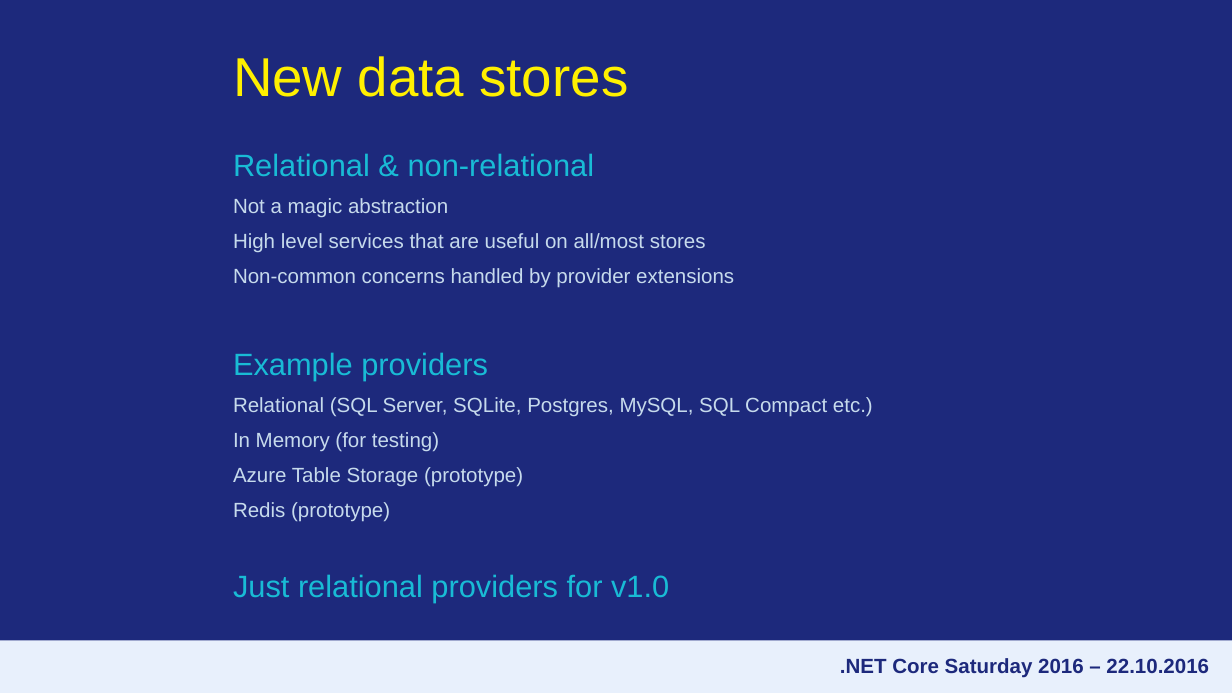
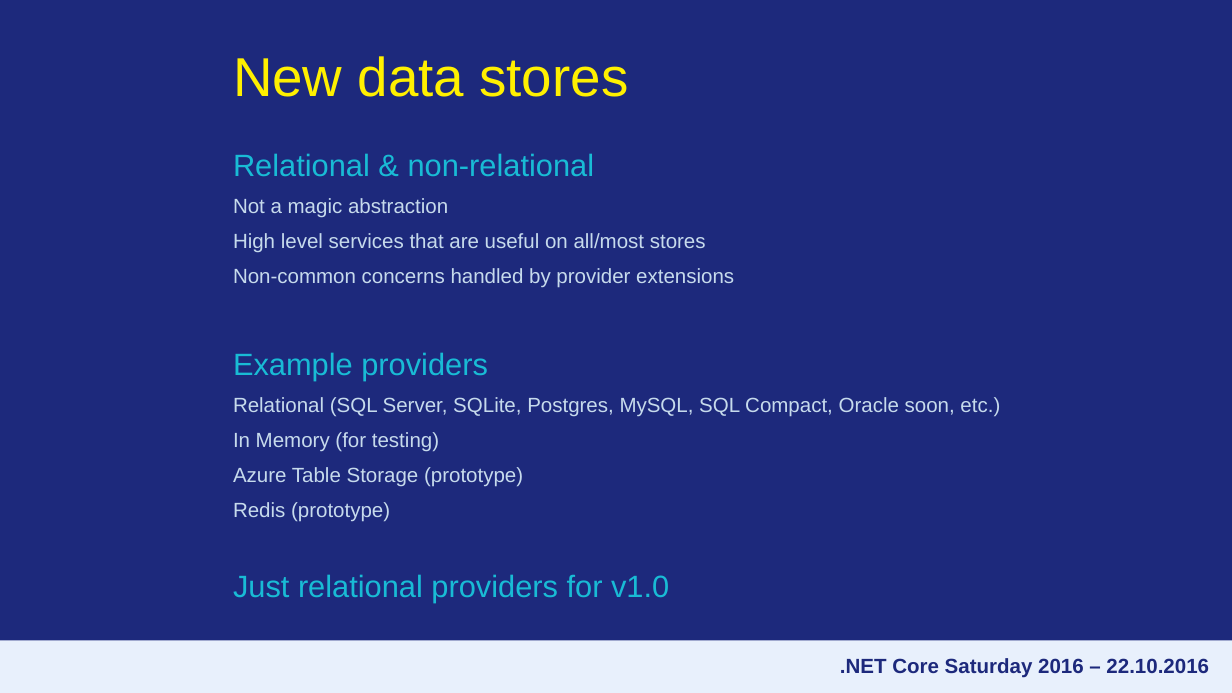
Before and after one commit to holpit/Demo-EFCore, a slide deck: slide 9 of SlideDeck.pptx. Drawn at 1232x693 pixels with LibreOffice and Linux fonts; fonts in the diff are those of the drawing; background and template pictures are left out. Boxes give left, top, right and bottom in pixels: in the first picture for what was removed or moved away, otherwise in the second. Text is boxed around its words. In the diff, an @@ line names an element or a change of style, - is before the commit and + after.

```diff
--- a/SlideDeck.pptx
+++ b/SlideDeck.pptx
@@ text at (233,397,1000,417): text changed @@
-Relational (SQL Server, SQLite, Postgres, MySQL, SQL Compact etc.)
+Relational (SQL Server, SQLite, Postgres, MySQL, SQL Compact, Oracle soon, etc.)
```
Also in this commit, not shown: 3 other slides changed.
